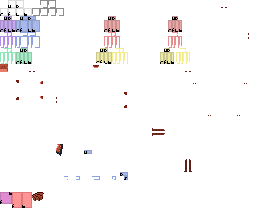
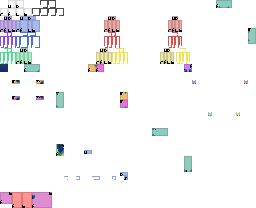
Layers edited between the first and the second 256x208 image:
added layer "mer" above "dragon_red" over (0, 0, 250, 208)
hid "dragon_red" over (0, 0, 249, 208)
showed "squares_template" over (0, 0, 256, 208)
